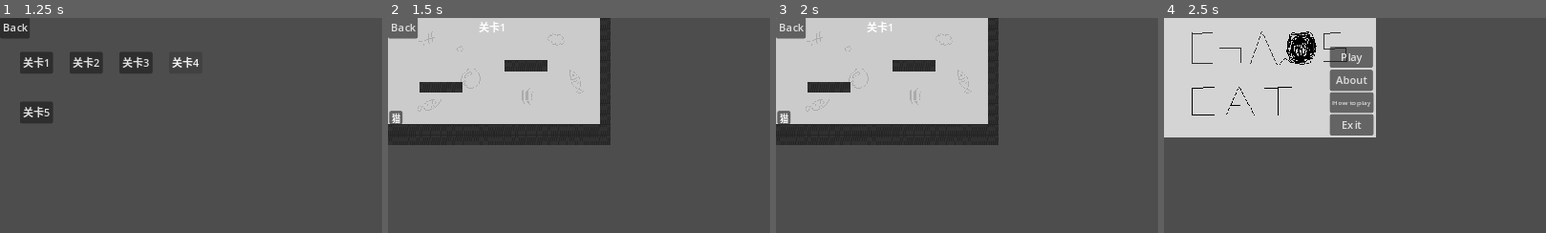
Above: before the commit, frames 1-4 (left to right).
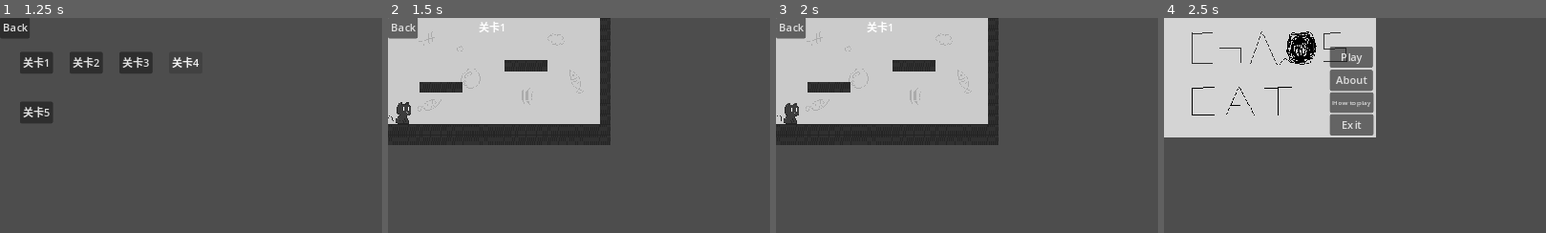
Above: after the commit, the same moments.

Repository: lzcm729/cat-and-string-ball
Game: Godot game, scene res://GUI/start_menu.tscn
The game is run twice, just before and just after one commit, with the same random seed, the same clock (stepped at 60 frames per second) and the same inputs.
Inputs:
- Up to frame 1 (1.25 s): click "Play" at 0.5 s
- Up to frame 2 (1.5 s): click "关卡1" at 1.25 s
- Up to frame 3 (2 s): no input
- Up to frame 4 (2.5 s): click "Back" at 2 s
The pictures show only the part of the screen within x 0-50%, y 0-50%; the shares and areas given below are measured in that part.

Frame 1 is identical in both runs. In frame 2, 0.4% of the frame differs, in the area x 0-6%, y 39-50%; in frame 3, 0.4%; in frame 4, nothing differs.

Commit message:
猫的动作
猫的动作实装

Diff:
--- a/Levels/level_1.tscn
+++ b/Levels/level_1.tscn
@@ -13,7 +13,7 @@
 level_name = "关卡1"
 
 [node name="Cat" parent="." instance=ExtResource("3_l3wy6")]
-position = Vector2(12, 150)
+position = Vector2(20, 138)
 
 [node name="TileMap" type="TileMap" parent="."]
 tile_set = ExtResource("4_p86rh")
--- a/cat/cat.gd
+++ b/cat/cat.gd
@@ -6,18 +6,33 @@
 
 var gravity = ProjectSettings.get_setting("physics/2d/default_gravity")
 
+@onready var animated_sprite = $AnimatedSprite2D
+
 func _physics_process(delta):
 	if not is_on_floor():
 		velocity.y += gravity * delta
+
+	if velocity.y > 0 :
+		animated_sprite.play('fall')
 
 	var direction = Input.get_axis("ui_left", "ui_right")
 
 	if direction:
 		velocity.x = direction * speed
+		if velocity.y == 0:
+			animated_sprite.play("walk")
 	else:
 		velocity.x = move_toward(velocity.x, 0, speed)
+		if velocity.y == 0:
+			animated_sprite.play("idle")
 
 	if Input.is_action_just_pressed("ui_accept") and is_on_floor():
 		velocity.y = jump_velocity
+		animated_sprite.play("jump")
+
+	if direction == -1:
+		animated_sprite.flip_h = true
+	else:
+		animated_sprite.flip_h = false
 
 	move_and_slide()
--- a/cat/cat.tscn
+++ b/cat/cat.tscn
@@ -1,16 +1,180 @@
-[gd_scene load_steps=3 format=3 uid="uid://c4q7s0ehyqx0o"]
+[gd_scene load_steps=23 format=3 uid="uid://c4q7s0ehyqx0o"]
 
 [ext_resource type="Script" path="res://cat/cat.gd" id="1_6rb40"]
+[ext_resource type="Texture2D" uid="uid://bvd1v3llm4gn3" path="res://UI/cat.png" id="2_oathd"]
+
+[sub_resource type="AtlasTexture" id="AtlasTexture_e7fav"]
+atlas = ExtResource("2_oathd")
+region = Rect2(576, 0, 48, 33)
+
+[sub_resource type="AtlasTexture" id="AtlasTexture_5botf"]
+atlas = ExtResource("2_oathd")
+region = Rect2(624, 0, 48, 33)
+
+[sub_resource type="AtlasTexture" id="AtlasTexture_2qh6g"]
+atlas = ExtResource("2_oathd")
+region = Rect2(672, 0, 48, 33)
+
+[sub_resource type="AtlasTexture" id="AtlasTexture_4f5s8"]
+atlas = ExtResource("2_oathd")
+region = Rect2(720, 0, 48, 33)
+
+[sub_resource type="AtlasTexture" id="AtlasTexture_6lam6"]
+atlas = ExtResource("2_oathd")
+region = Rect2(864, 0, 48, 33)
+
+[sub_resource type="AtlasTexture" id="AtlasTexture_ibk0x"]
+atlas = ExtResource("2_oathd")
+region = Rect2(912, 0, 48, 33)
+
+[sub_resource type="AtlasTexture" id="AtlasTexture_bcaoj"]
+atlas = ExtResource("2_oathd")
+region = Rect2(0, 0, 48, 33)
+
+[sub_resource type="AtlasTexture" id="AtlasTexture_xq3qb"]
+atlas = ExtResource("2_oathd")
+region = Rect2(48, 0, 48, 33)
+
+[sub_resource type="AtlasTexture" id="AtlasTexture_t6so5"]
+atlas = ExtResource("2_oathd")
+region = Rect2(96, 0, 48, 33)
+
+[sub_resource type="AtlasTexture" id="AtlasTexture_dbt21"]
+atlas = ExtResource("2_oathd")
+region = Rect2(144, 0, 48, 33)
+
+[sub_resource type="AtlasTexture" id="AtlasTexture_1wree"]
+atlas = ExtResource("2_oathd")
+region = Rect2(192, 0, 48, 33)
+
+[sub_resource type="AtlasTexture" id="AtlasTexture_bm0mk"]
+atlas = ExtResource("2_oathd")
+region = Rect2(240, 0, 48, 33)
+
+[sub_resource type="AtlasTexture" id="AtlasTexture_7g3ll"]
+atlas = ExtResource("2_oathd")
+region = Rect2(768, 0, 48, 33)
+
+[sub_resource type="AtlasTexture" id="AtlasTexture_qhym5"]
+atlas = ExtResource("2_oathd")
+region = Rect2(816, 0, 48, 33)
+
+[sub_resource type="AtlasTexture" id="AtlasTexture_yc88m"]
+atlas = ExtResource("2_oathd")
+region = Rect2(336, 0, 48, 33)
+
+[sub_resource type="AtlasTexture" id="AtlasTexture_ppf1b"]
+atlas = ExtResource("2_oathd")
+region = Rect2(384, 0, 48, 33)
+
+[sub_resource type="AtlasTexture" id="AtlasTexture_tx5m7"]
+atlas = ExtResource("2_oathd")
+region = Rect2(432, 0, 48, 33)
+
+[sub_resource type="AtlasTexture" id="AtlasTexture_ibch8"]
+atlas = ExtResource("2_oathd")
+region = Rect2(480, 0, 48, 33)
+
+[sub_resource type="SpriteFrames" id="SpriteFrames_r8gkv"]
+animations = [{
+"frames": [{
+"duration": 1.0,
+"texture": SubResource("AtlasTexture_e7fav")
+}, {
+"duration": 1.0,
+"texture": SubResource("AtlasTexture_5botf")
+}, {
+"duration": 1.0,
+"texture": SubResource("AtlasTexture_2qh6g")
+}, {
+"duration": 1.0,
+"texture": SubResource("AtlasTexture_4f5s8")
+}],
+"loop": false,
+"name": &"attack",
+"speed": 5.0
+}, {
+"frames": [{
+"duration": 1.0,
+"texture": SubResource("AtlasTexture_6lam6")
+}, {
+"duration": 1.0,
+"texture": SubResource("AtlasTexture_ibk0x")
+}],
+"loop": false,
+"name": &"fall",
+"speed": 5.0
+}, {
+"frames": [{
+"duration": 1.0,
+"texture": SubResource("AtlasTexture_bcaoj")
+}, {
+"duration": 1.0,
+"texture": SubResource("AtlasTexture_xq3qb")
+}, {
+"duration": 1.0,
+"texture": SubResource("AtlasTexture_t6so5")
+}, {
+"duration": 1.0,
+"texture": SubResource("AtlasTexture_dbt21")
+}, {
+"duration": 1.0,
+"texture": SubResource("AtlasTexture_1wree")
+}, {
+"duration": 1.0,
+"texture": SubResource("AtlasTexture_bm0mk")
+}],
+"loop": true,
+"name": &"idle",
+"speed": 3.0
+}, {
+"frames": [{
+"duration": 1.0,
+"texture": SubResource("AtlasTexture_7g3ll")
+}, {
+"duration": 1.0,
+"texture": SubResource("AtlasTexture_qhym5")
+}],
+"loop": false,
+"name": &"jump",
+"speed": 5.0
+}, {
+"frames": [{
+"duration": 0.5,
+"texture": SubResource("AtlasTexture_yc88m")
+}, {
+"duration": 0.5,
+"texture": SubResource("AtlasTexture_ppf1b")
+}, {
+"duration": 0.5,
+"texture": SubResource("AtlasTexture_tx5m7")
+}, {
+"duration": 0.5,
+"texture": SubResource("AtlasTexture_ibch8")
+}],
+"loop": true,
+"name": &"walk",
+"speed": 7.0
+}]
 
 [sub_resource type="RectangleShape2D" id="RectangleShape2D_abu8b"]
+size = Vector2(25, 33)
 
 [node name="Cat" type="CharacterBody2D"]
 script = ExtResource("1_6rb40")
 
+[node name="AnimatedSprite2D" type="AnimatedSprite2D" parent="."]
+sprite_frames = SubResource("SpriteFrames_r8gkv")
+animation = &"walk"
+autoplay = "idle"
+frame_progress = 0.150751
+
 [node name="CollisionShape2D" type="CollisionShape2D" parent="."]
+position = Vector2(2.5, 0.5)
 shape = SubResource("RectangleShape2D_abu8b")
 
 [node name="Control" type="Control" parent="."]
+visible = false
 layout_mode = 3
 anchors_preset = 0
 offset_right = 40.0
Binary file added: UI/cat.png
Not shown, added: UI/cat.png.import
